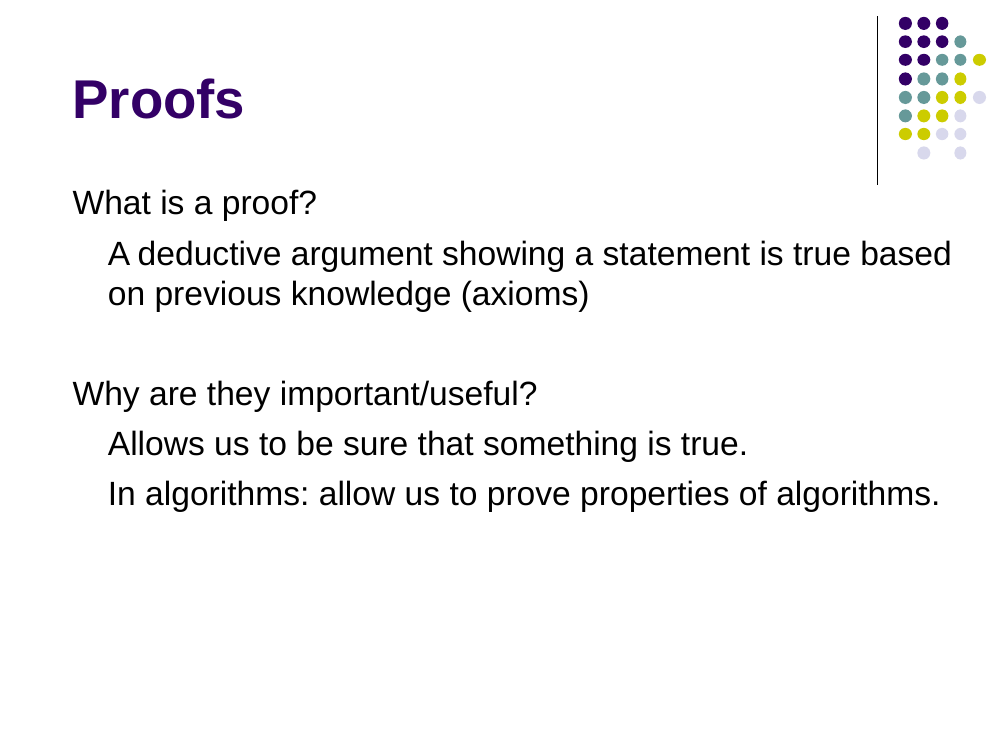
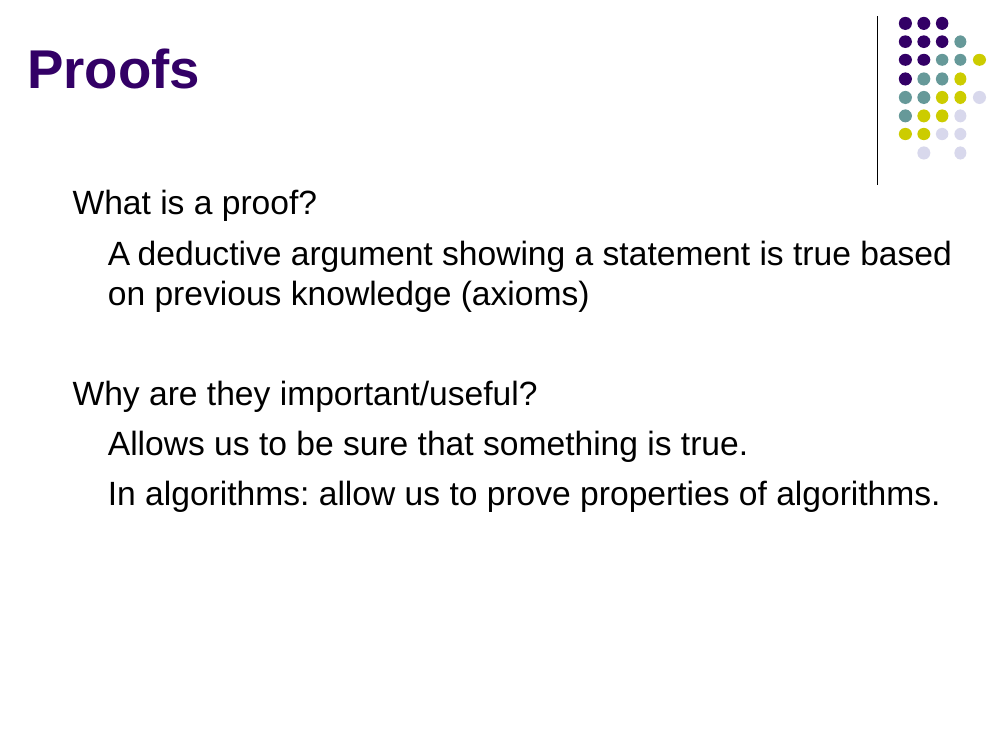
Before and after one commit to Collins-kariuk/Algorithms, a slide deck: slide 3 of Lectures/Lecture 02_Big O.pptx. Drawn at 1008x756 pixels with LibreOffice and Linux fonts; fonts in the diff are those of the drawing. Boxes give left, top, right and bottom in pixels: in the first picture for what was removed or moved away, otherwise in the second. Text is boxed around its words. In the diff, an @@ line names an element or a change of style, - is before the commit and + after.

```diff
--- a/Lectures/Lecture 02_Big O.pptx
+++ b/Lectures/Lecture 02_Big O.pptx
@@ title "Proofs": place and size @@
-title "Proofs" at <box>73,78,246,119</box>
+title "Proofs" at <box>27,48,200,89</box>
```
Also in this commit, not shown: 14 other slides changed.
